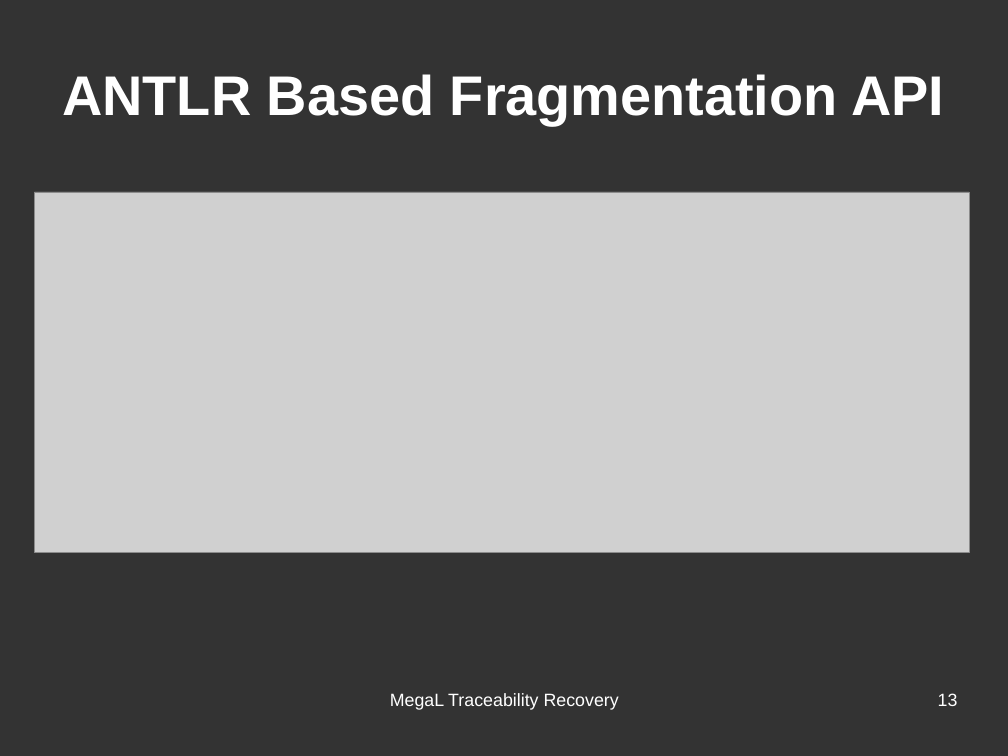
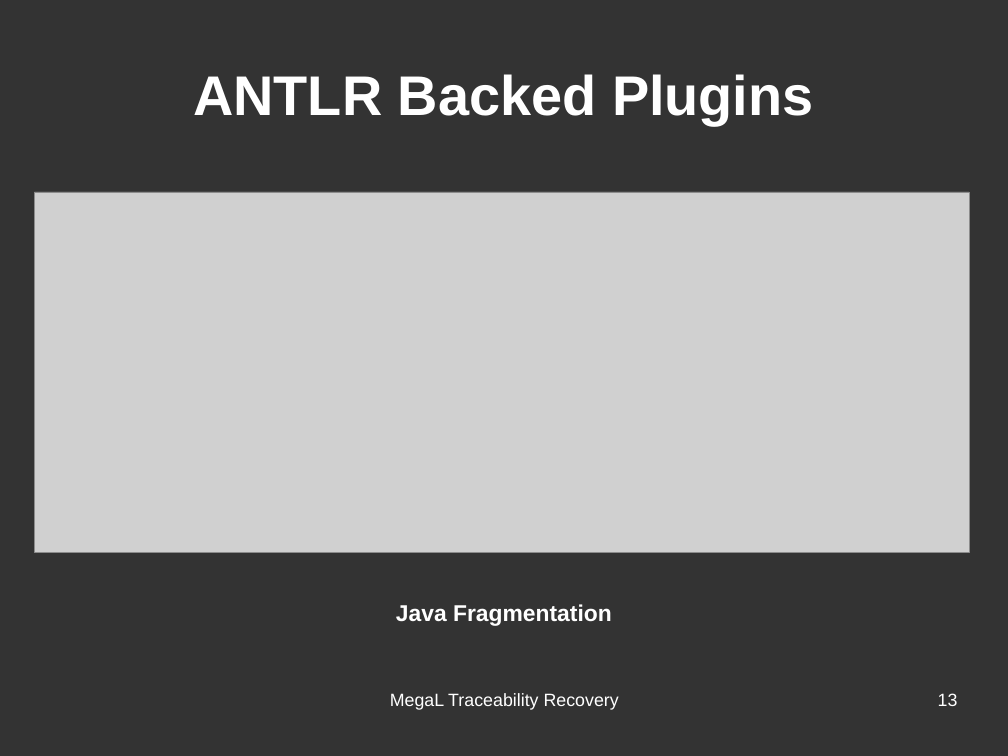
Before and after one commit to hayasam/megal-tr, a slide deck: slide 13 of slides/meeting-2016-06-28/meeting-2016-06-28.odp. Drawn at 1008x756 pixels with LibreOffice and Linux fonts; fonts in the diff are those of the drawing; grey boxes stand for pictures. Boxes give left, top, right and bottom in pixels: in the first picture for what was removed or moved away, otherwise in the second. Text is boxed around its words. In the diff, an @@ line names an element or a change of style, - is before the commit and + after.

```diff
--- a/slides/meeting-2016-06-28/meeting-2016-06-28.odp
+++ b/slides/meeting-2016-06-28/meeting-2016-06-28.odp
@@ title at (193, 74, 813, 125): text changed @@
-ANTLR Based Fragmentation API
+ANTLR Backed Plugins
@@ text added at (396, 604, 612, 626), 18 pt, text #FFFFFF, bold @@
+Java Fragmentation
```
Also in this commit, not shown: 10 other slides changed, 5 slides added, 5 slides removed, 1 other file.
